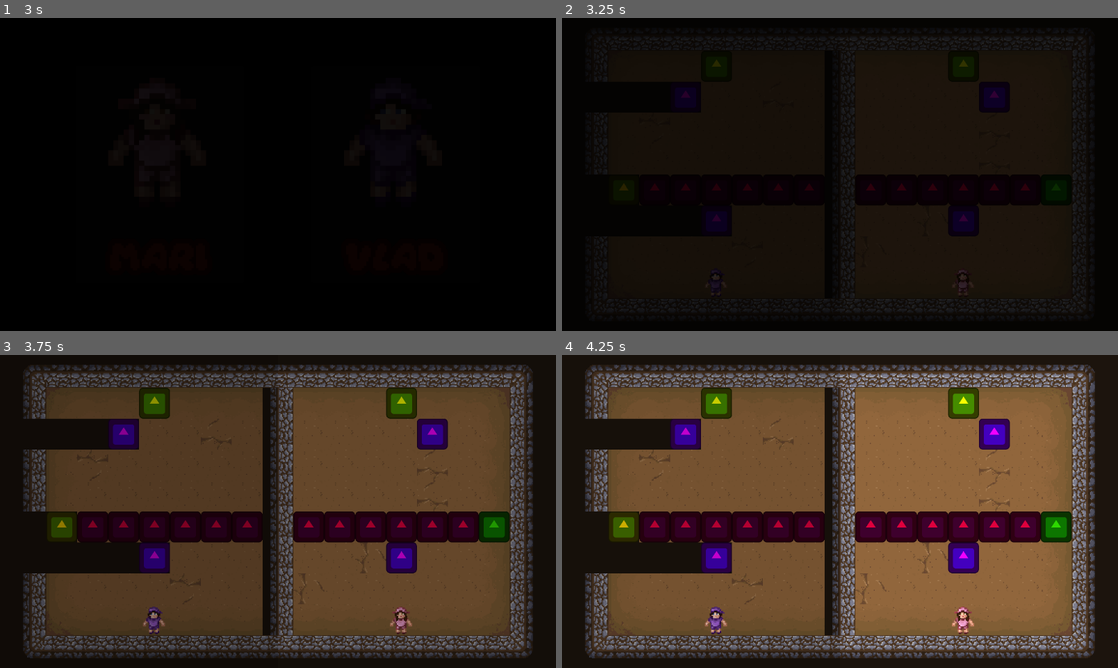
Above: before the commit, frames 1-4 (two rows, left to right).
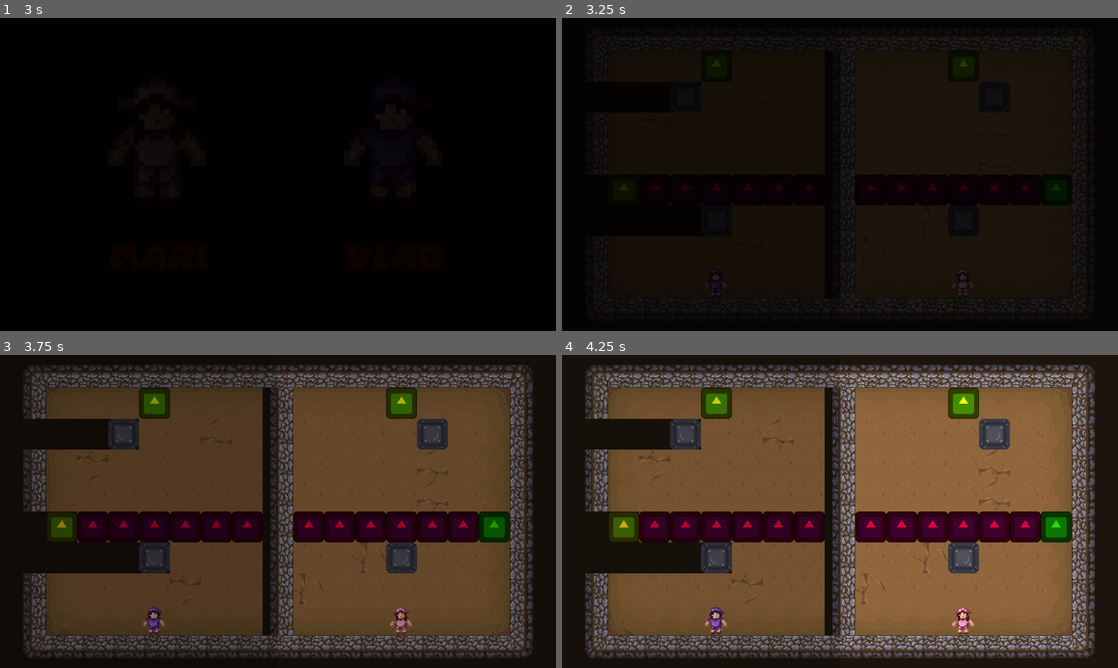
Above: after the commit, the same moments.

Repository: Vlad-935/Reflective-Trust
Game: Godot game, scene res://scenes/root.tscn
Two runs of this game, one before a commit and one after it. Both use one fixed random seed, a clock stepped at 60 frames per second and the inputs below. The engine's default icon, where the game draws it, is replaced by a stand-in: a white triangle on a blue panel in a dark square.
Inputs (mouse positions are in pixels of both pictures, inside the frame that each line leads up to):
- Up to frame 1 (3 s): click "Play" at 0.5 s; click "Play" at 1.25 s; click "Mari" at 2 s; move the mouse to (400, 158) at 2.77 s; hold D (move right) from 2.78 s (still down); click (400, 158) at 2.92 s
- Up to frame 2 (3.25 s): keep holding D (move right)
- Up to frame 3 (3.75 s): move the mouse to (166, 527) at 3.52 s; release D (move right) at 3.53 s; hold S (move down) from 3.53 s (still down)
- Up to frame 4 (4.25 s): keep holding S (move down)

Frame 1 is identical in both runs. In frame 2, 0.2% of the frame differs, in the area x 20-80%, y 22-69%; in frame 3, 2.1%; in frame 4, 2.2%, in the area x 19-81%, y 20-70%.

Commit message:
WIP (level_5)

Diff:
--- a/reflective-trust/scenes/levels/level_5.tscn
+++ b/reflective-trust/scenes/levels/level_5.tscn
@@ -119,8 +119,8 @@
 INITIAL_POSITION = Vector2(64, 32)
 
 [node name="Moveable_Object2" parent="Objects" unique_id=662952918 instance=ExtResource("5_5ke18")]
-position = Vector2(128, 0)
-INITIAL_POSITION = Vector2(128, 0)
+position = Vector2(128, 32)
+INITIAL_POSITION = Vector2(128, 32)
 
 [node name="Spikes" type="Node2D" parent="." unique_id=135123093]
 
@@ -128,31 +128,31 @@
 position = Vector2(96, -32)
 INITIAL_POSITION = Vector2(96, -32)
 
-[node name="Spikes4" parent="Spikes" unique_id=1182377362 instance=ExtResource("6_j14br")]
-position = Vector2(128, -32)
-INITIAL_POSITION = Vector2(128, -64)
+[node name="Spikes3" parent="Spikes" unique_id=963228972 instance=ExtResource("6_j14br")]
+position = Vector2(96, -64)
+INITIAL_POSITION = Vector2(96, -64)
+
+[node name="Spikes10" parent="Spikes" unique_id=1328138383 instance=ExtResource("6_j14br")]
+position = Vector2(96, -96)
+INITIAL_POSITION = Vector2(96, -96)
 
 [node name="Spikes5" parent="Spikes" unique_id=271020738 instance=ExtResource("6_j14br")]
-position = Vector2(192, -64)
-INITIAL_POSITION = Vector2(192, -64)
+position = Vector2(192, -32)
+INITIAL_POSITION = Vector2(192, -32)
+
+[node name="Spikes11" parent="Spikes" unique_id=404009226 instance=ExtResource("6_j14br")]
+position = Vector2(224, -32)
+INITIAL_POSITION = Vector2(224, -32)
 
 [node name="Spikes6" parent="Spikes" unique_id=489454812 instance=ExtResource("6_j14br")]
 position = Vector2(160, -32)
 INITIAL_POSITION = Vector2(160, -32)
 
-[node name="Spikes2" parent="Spikes" unique_id=439291400 instance=ExtResource("6_j14br")]
-position = Vector2(64, -32)
-INITIAL_POSITION = Vector2(64, -32)
-
 [node name="Spikes7" parent="Spikes" unique_id=317613540 instance=ExtResource("6_j14br")]
 position = Vector2(64, 0)
 INITIAL_POSITION = Vector2(64, 0)
 
 [node name="Spikes8" parent="Spikes" unique_id=1934771856 instance=ExtResource("6_j14br")]
-position = Vector2(96, 0)
-INITIAL_POSITION = Vector2(96, 0)
-
-[node name="Spikes9" parent="Spikes" unique_id=1677823271 instance=ExtResource("6_j14br")]
 position = Vector2(96, 32)
 INITIAL_POSITION = Vector2(96, 32)
 
@@ -173,13 +173,25 @@
 INITIAL_POSITION = Vector2(64, 64)
 
 [node name="Wall4" parent="Walls" unique_id=263724677 instance=ExtResource("8_gruok")]
-position = Vector2(224, -32)
-INITIAL_POSITION = Vector2(224, -32)
+position = Vector2(224, 0)
+INITIAL_POSITION = Vector2(224, 0)
+
+[node name="Wall5" parent="Walls" unique_id=1538187730 instance=ExtResource("8_gruok")]
+position = Vector2(128, -64)
+INITIAL_POSITION = Vector2(128, -64)
+
+[node name="Wall6" parent="Walls" unique_id=1439372790 instance=ExtResource("8_gruok")]
+position = Vector2(160, -64)
+INITIAL_POSITION = Vector2(160, -64)
+
+[node name="Wall7" parent="Walls" unique_id=629487023 instance=ExtResource("8_gruok")]
+position = Vector2(192, -64)
+INITIAL_POSITION = Vector2(192, -64)
 
 [node name="Player_Reflection" parent="." unique_id=2030126838 instance=ExtResource("9_h717f")]
 unique_name_in_owner = true
-position = Vector2(-128, -96)
-INITIAL_POSITION = Vector2(128, -96)
+position = Vector2(-324, 2)
+INITIAL_POSITION = Vector2(-324, 0)
 move_multiplier = Vector2(-1, 1)
 
 [node name="Player" parent="." unique_id=655855357 instance=ExtResource("9_h717f")]
--- a/reflective-trust/scenes/objects/wall.tscn
+++ b/reflective-trust/scenes/objects/wall.tscn
@@ -1,7 +1,7 @@
 [gd_scene format=3 uid="uid://bjxqei5nhc62x"]
 
 [ext_resource type="Script" uid="uid://dfm60w0ugswqk" path="res://scripts/wall.gd" id="1_2ktk7"]
-[ext_resource type="Texture2D" uid="uid://7cbcocytpax0" path="res://icon.svg" id="1_wykyb"]
+[ext_resource type="Texture2D" uid="uid://dejwq6thgttqx" path="res://assests/sprites/Objects/Metal Crate.png" id="2_2yst1"]
 
 [sub_resource type="RectangleShape2D" id="RectangleShape2D_ijygm"]
 size = Vector2(32, 32)
@@ -11,9 +11,7 @@
 script = ExtResource("1_2ktk7")
 
 [node name="Sprite2D" type="Sprite2D" parent="." unique_id=735997631]
-modulate = Color(0.9499998, 0, 1, 1)
-scale = Vector2(0.25, 0.25)
-texture = ExtResource("1_wykyb")
+texture = ExtResource("2_2yst1")
 
 [node name="CollisionShape2D" type="CollisionShape2D" parent="." unique_id=97686575]
 shape = SubResource("RectangleShape2D_ijygm")
Binary file added: reflective-trust/assests/sprites/Objects/Metal Crate.png
Not shown, added: reflective-trust/assests/sprites/Objects/Metal Crate.png.import
